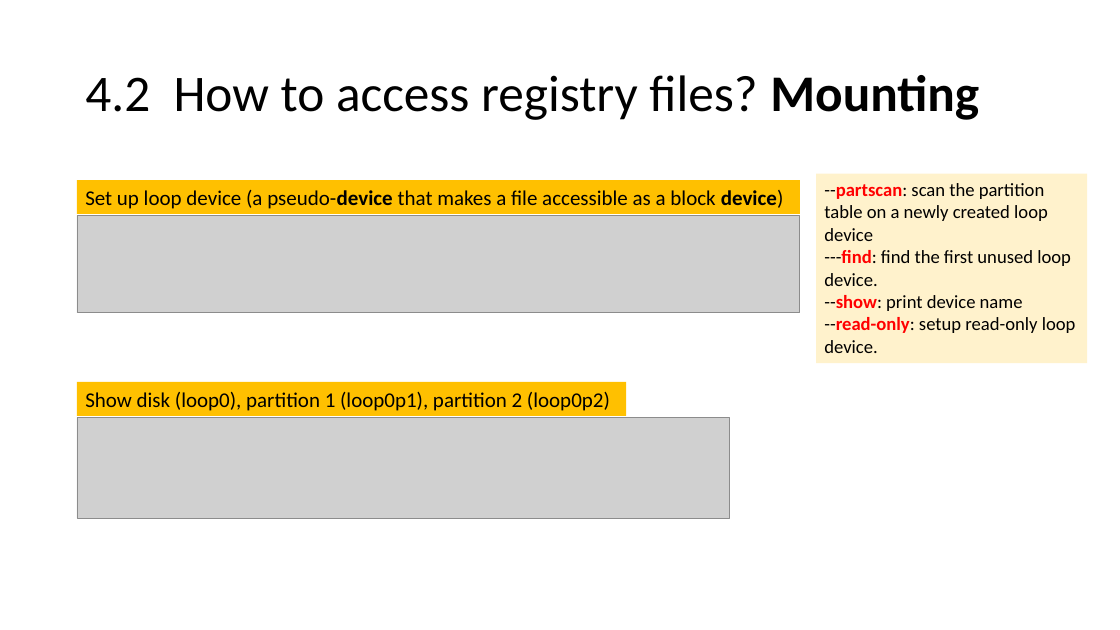
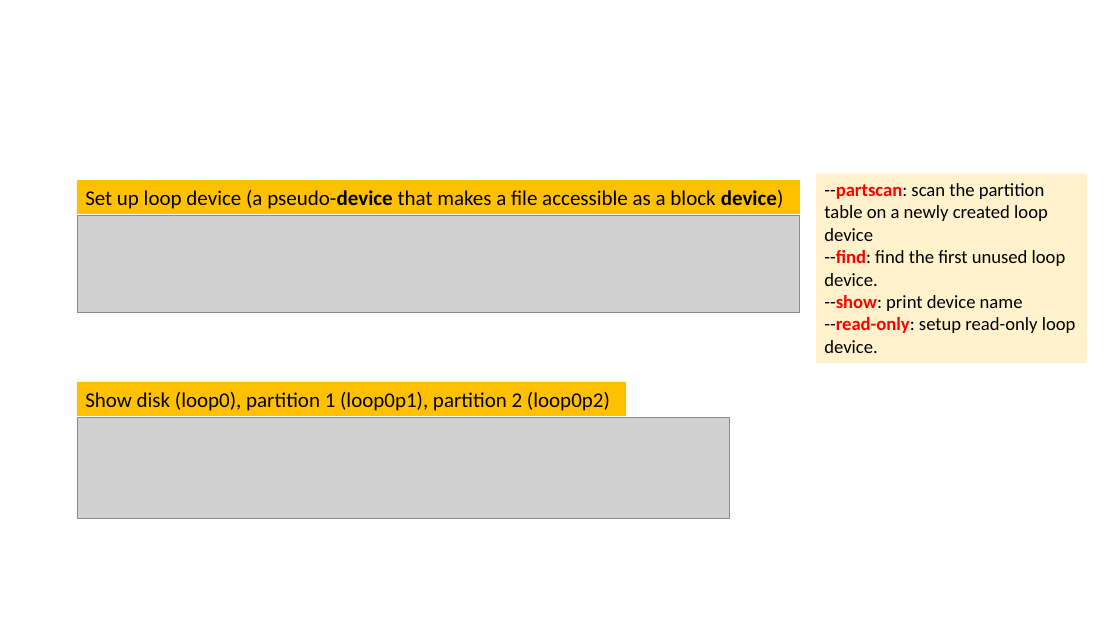
Before and after one commit to frankwxu/digital-forensics-lab, a slide deck: slide 21 of NIST_Data_Leakage_Case/NIST_Data_Leakage_00_Env_Setting.pptx (slide 20 before the commit). Drawn at 1120x630 pixels with LibreOffice and Linux fonts; fonts in the diff are those of the drawing; grey boxes stand for pictures; background and template pictures are left out. Boxes give left, top, right and bottom in pixels: in the first picture for what was removed or moved away, otherwise in the second. Text is boxed around its words. In the diff, an @@ line names an element or a change of style, - is before the commit and + after.

```diff
--- a/NIST_Data_Leakage_Case/NIST_Data_Leakage_00_Env_Setting.pptx
+++ b/NIST_Data_Leakage_Case/NIST_Data_Leakage_00_Env_Setting.pptx
@@ title removed at (x1=85, y1=75, x2=979, y2=120) @@
-4.2 How to access registry files? Mounting
@@ text in rectangle at (x1=824, y1=250, x2=1066, y2=286): text changed @@
----find: find the first unused loop device.
+--find: find the first unused loop device.
```
Also in this commit, not shown: 11 other slides changed, 1 slide added, 10 other files.
